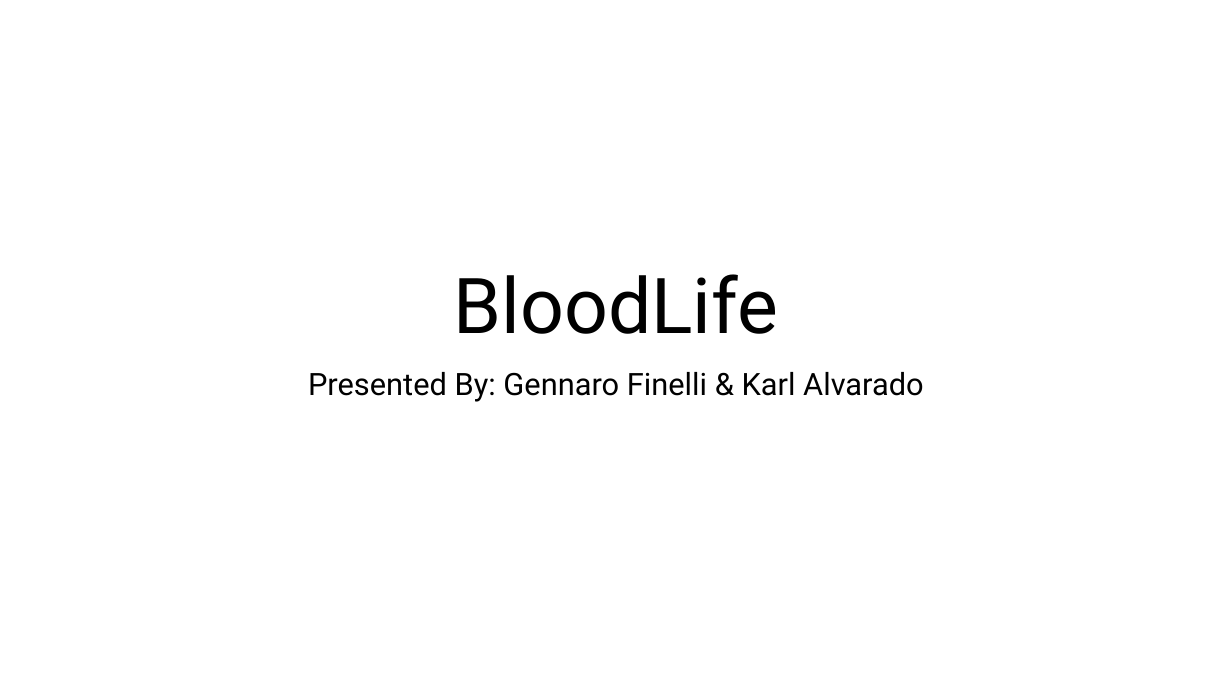
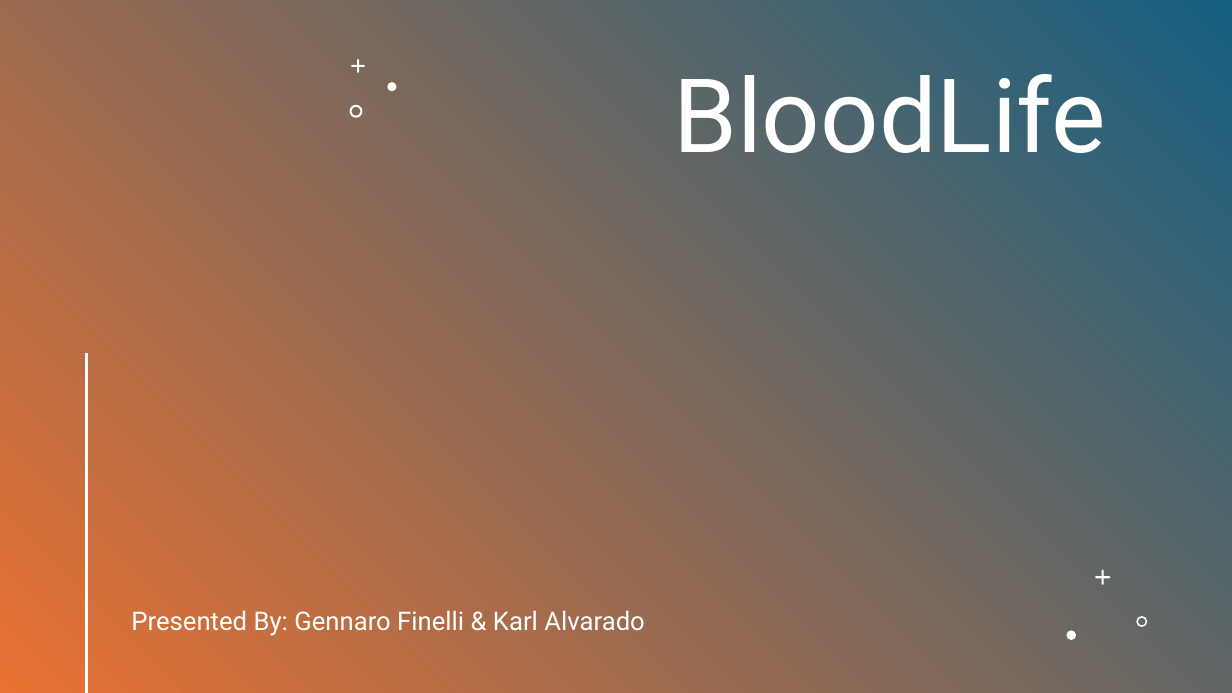
Before and after one commit to gennarofinelli/AppDev2Project, a slide deck: slide 1 of BloodLife Presentation.pptx. Drawn at 1232x693 pixels with LibreOffice and Linux fonts; fonts in the diff are those of the drawing. Boxes give left, top, right and bottom in pixels: in the first picture for what was removed or moved away, otherwise in the second. Text is boxed around its words. In the diff, an @@ line names an element or a change of style, - is before the commit and + after.

```diff
--- a/BloodLife Presentation.pptx
+++ b/BloodLife Presentation.pptx
@@ rectangle added at [0, 0, 1232, 693], fill gradient #156082 to #E97132 @@
@@ freeform shape added at [351, 59, 365, 73], fill #FFFFFF @@
@@ title "BloodLife": place and size @@
-title "BloodLife" at [454, 274, 779, 334]
+title "BloodLife" at [673, 74, 1106, 153]
@@ title "BloodLife" at [673, 74, 1106, 153]: size 60 to 80 pt, text colour #000000 to #FFFFFF; alignment centre to right; vertical alignment bottom to top @@
@@ freeform shape added at [387, 82, 396, 91], fill #FFFFFF @@
@@ freeform shape added at [349, 104, 362, 117], fill #FFFFFF @@
@@ line added from (87, 354) to (87, 692), #FFFFFF 2 pt @@
@@ freeform shape added at [1095, 569, 1111, 585], fill #FFFFFF @@
@@ subtitle "Presented By: Gennaro Finelli & ...": place and size @@
-subtitle "Presented By: Gennaro Finelli & ..." at [308, 372, 923, 402]
+subtitle "Presented By: Gennaro Finelli & ..." at [131, 610, 645, 636]
@@ subtitle "Presented By: Gennaro Finelli & ..." at [131, 610, 645, 636]: size 24 to 20 pt, text colour #000000 to #FFFFFF; alignment centre to left @@
@@ freeform shape added at [1137, 616, 1148, 628], fill #FFFFFF @@
@@ freeform shape added at [1067, 630, 1076, 640], fill #FFFFFF @@
```
Also in this commit, not shown: 11 other slides changed, 1 slide added.
